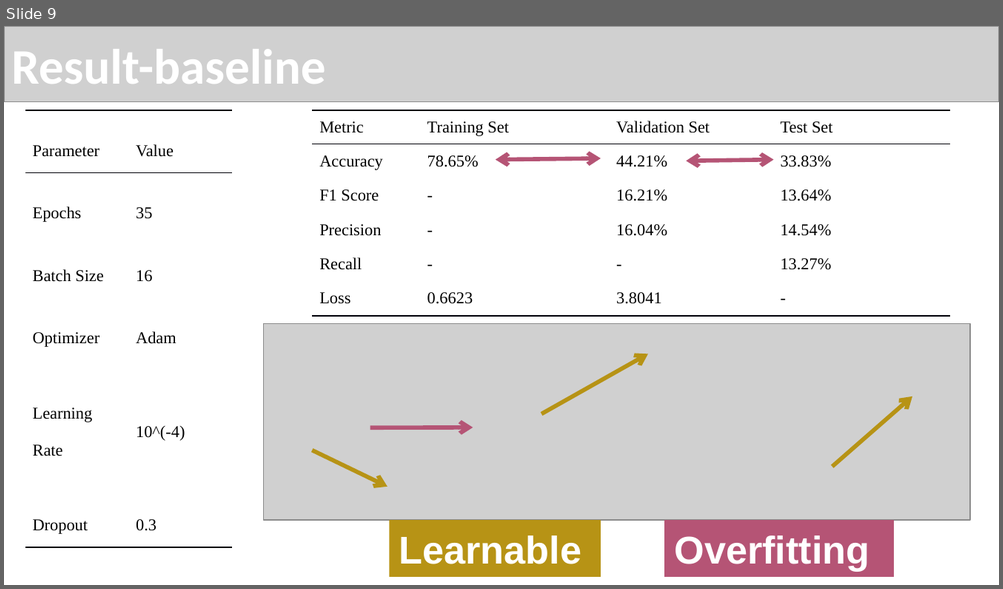
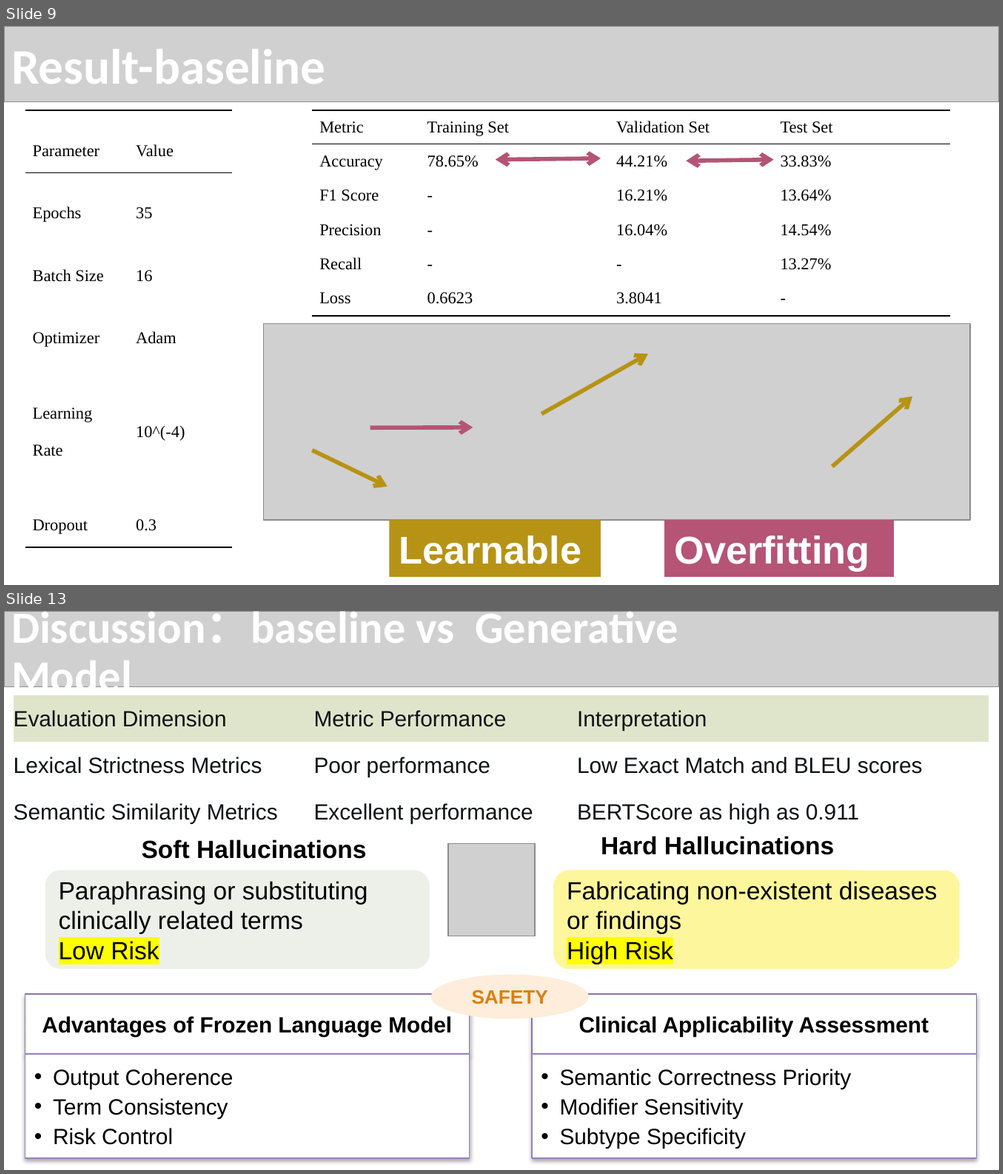
Before and after one commit to zhongjp21-coder/WOA7015_AlternativeAsscement, a slide deck: Report Dir/WOX7001_assignment2_zouting(24201617).pptx. Shown one above the other, each under a label of ours: slide 9 before the commit, slides 9 and 13 after it; the slides between them are not shown. The pictures are 1003x589 and 1003x1174 pixels, drawn with LibreOffice and Linux fonts; fonts in the diff are those of the drawing; grey boxes stand for pictures. Boxes give left, top, right and bottom in pixels: in the first picture for what was removed or moved away, otherwise in the second. Text is boxed around its words. In the diff, an @@ line names an element or a change of style, - is before the commit and + after.

```diff
--- a/Report Dir/WOX7001_assignment2_zouting(24201617).pptx
+++ b/Report Dir/WOX7001_assignment2_zouting(24201617).pptx
@@ slide 13 added at [4,611,999,1170], background #FFFFFF @@
@@ picture added at [4,611,999,686] @@
@@ title added at [11,611,678,703], 32.4 pt, text #FFFFFF, bold @@
+Discussion：baseline vs Generative Model
@@ table added at [13,695,987,862], 3 rows, 3 columns @@
+Evaluation Dimension | Metric Performance | Interpretation
+Lexical Strictness Metrics | Poor performance | Low Exact Match and BLEU scores
+Semantic Similarity Metrics | Excellent performance | BERTScore as high as 0.911
@@ text added at [142,840,366,859], 18 pt, text #000000, bold @@
+Soft Hallucinations
@@ picture added at [449,843,535,936] @@
@@ text added at [600,836,834,855], 18 pt, text #000000, bold @@
+Hard Hallucinations
@@ rounded rectangle added at [44,869,431,970], fill #EDF0E9, outline #FFFFFF 2 pt, 18 pt, text #000000 @@
+Paraphrasing or substituting clinically related terms
+Low Risk
@@ rounded rectangle added at [552,869,961,970], fill #FDF69C, outline #FFFFFF 2 pt, 18 pt, text #000000 @@
+Fabricating non-existent diseases or findings
+High Risk
@@ ellipse added at [431,975,588,1019], fill #FDEDDA, 14 pt, text #DD7E0E, bold @@
+SAFETY
@@ group added at [25,994,976,1159]: 4 rectangles, 4 texts @@
+Advantages of Frozen Language Model
+  • Output Coherence
+  • Term Consistency
+  • Risk Control
+Clinical Applicability Assessment
+  • Semantic Correctness Priority
+  • Modifier Sensitivity
+  • Subtype Specificity
```
Also in this commit, not shown: 2 slides changed, 2 other slides added, 4 slides removed, 3 other files.
